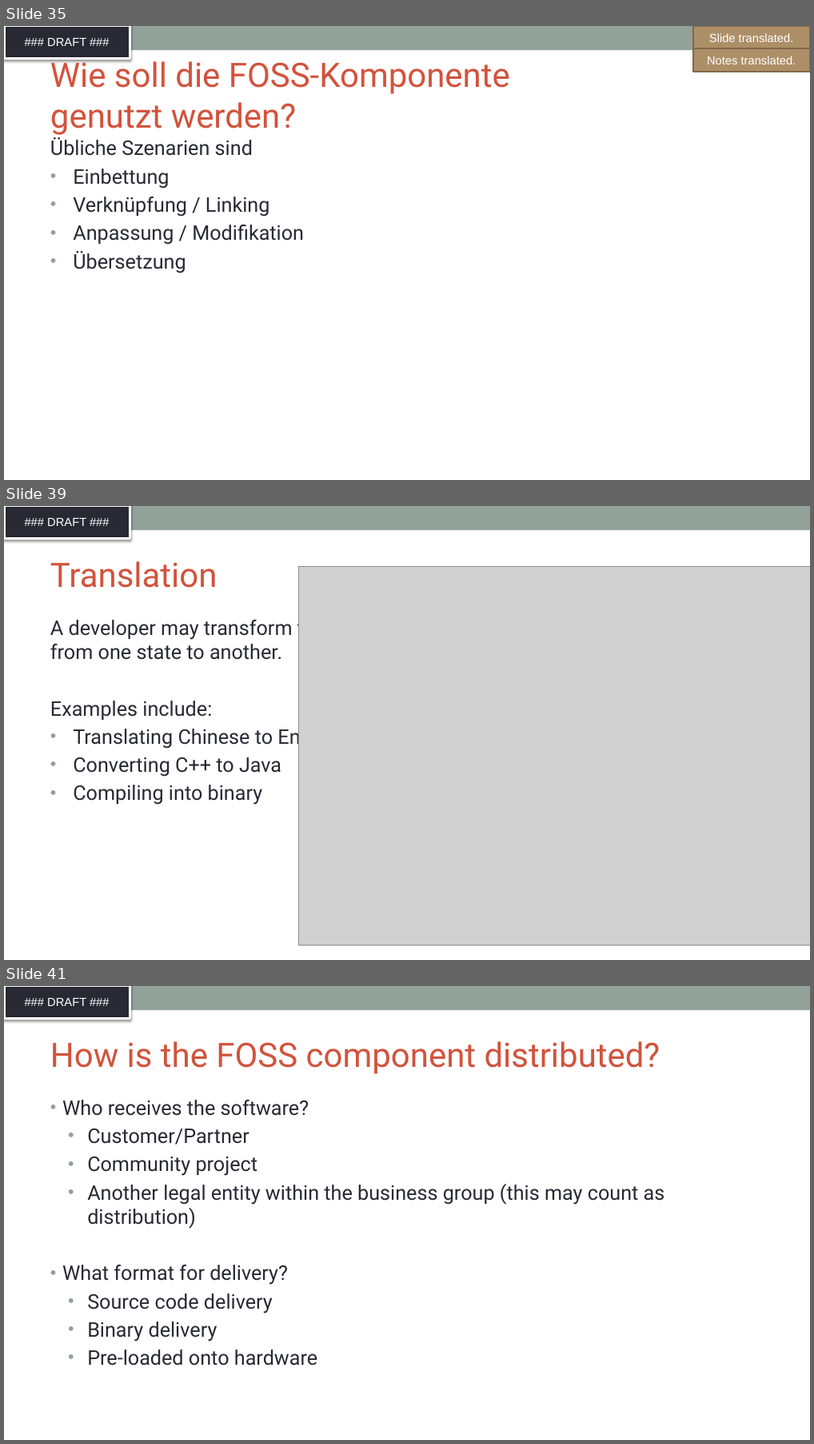
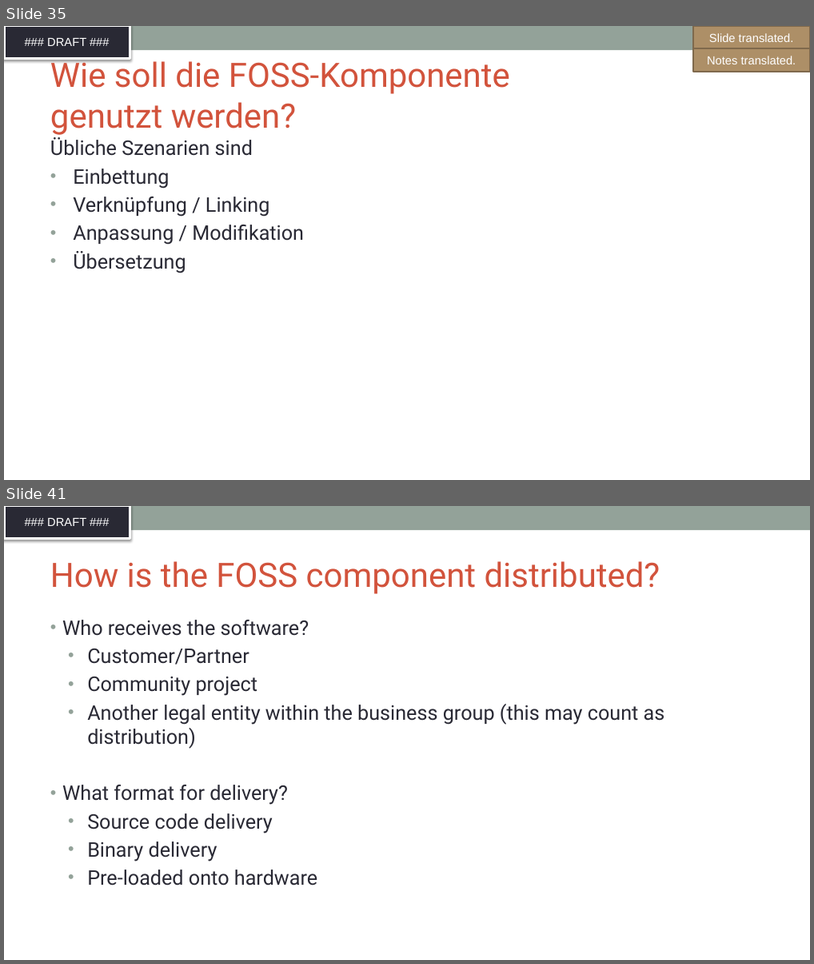
Before and after one commit to SThanheiser/curriculum, a slide deck: translation-DE/slides/DFT_openchain-curriculum-for-1-1_GER.pptx. Shown one above the other, each under a label of ours: slides 35, 39 and 41 before the commit, slides 35 and 41 after it; the slides between them are not shown. The pictures are 814x1444 and 814x964 pixels, drawn with LibreOffice and Linux fonts; fonts in the diff are those of the drawing; grey boxes stand for pictures; background and template pictures are left out. Boxes give left, top, right and bottom in pixels: in the first picture for what was removed or moved away, otherwise in the second. Text is boxed around its words. In the diff, an @@ line names an element or a change of style, - is before the commit and + after.

Commit message:
Translation of slides 32, 36-40

```diff
--- a/translation-DE/slides/DFT_openchain-curriculum-for-1-1_GER.pptx
+++ b/translation-DE/slides/DFT_openchain-curriculum-for-1-1_GER.pptx
@@ slide 39 removed at <box>4,506,810,960</box>, background #FFFFFF; not listed: 2 template elements that a slide beside it also shows @@
@@ title removed at <box>50,561,218,588</box> @@
-Translation
@@ picture removed at <box>298,567,810,944</box> @@
@@ text removed at <box>50,616,343,804</box> @@
-A developer may transform the code from one state to another.
-Examples include:
-• Translating Chinese to English
-• Converting C++ to Java
-• Compiling into binary
```
Also in this commit, not shown: 1 slide changed, 5 slides added, 4 other slides removed.
